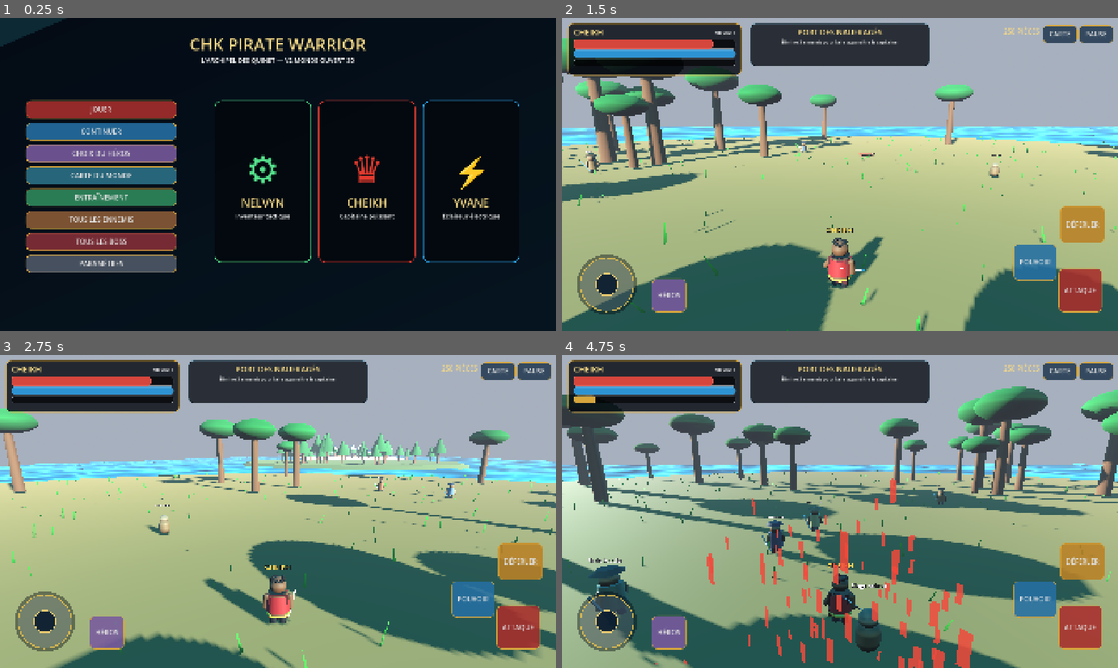
Above: before the commit, frames 1-4 (two rows, left to right).
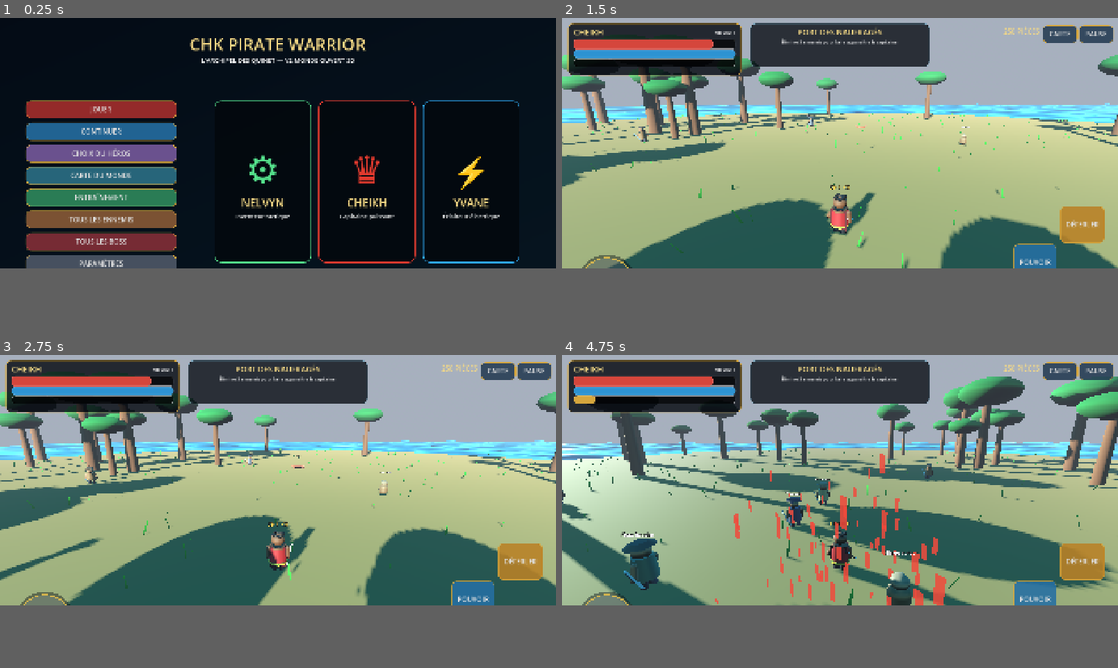
Above: after the commit, the same moments.

Repository: Chasmet/Chk-pirate-warrior-
Game: Godot game, scene res://scenes/main.tscn
Same seed, same stepped clock (60 frames per second), same inputs: the game is played once before the commit and once after it.
Inputs (mouse positions are in pixels of both pictures, inside the frame that each line leads up to):
- Up to frame 1 (0.25 s): no input
- Up to frame 2 (1.5 s): click "JOUER" at 0.5 s; drag from (912, 196) to (895, 105) at 1.27 s
- Up to frame 3 (2.75 s): drag from (44, 621) to (250, 574) at 2.02 s
- Up to frame 4 (4.75 s): move the mouse to (895, 442) at 2.77 s; hold D (move_right) 2.78-3.5 s; tap Space (attack) at 2.85, 4.35 s; drag from (812, 574) to (673, 464) at 3.52 s; move the mouse to (1006, 558) at 4.27 s; hold A (move_left) from 4.28 s (still down)
In our replay, the window is 800x450 before the commit and 800x360 after it. These sizes can differ from the game's own. Grey fills any space a smaller window leaves; there, only what the larger window draws over its background counts as a difference.

The runs differ from the first frame. In frame 1, 5.4% of the frame differs, in the area x 0-94%, y 0-82%; in frame 2, 40%; in frame 3, 49%; in frame 4, 52%, in the area x 0-100%, y 6-100%.

Commit message:
fix(mobile): verrouiller le vrai paysage et le format téléphone 20:9

Diff:
--- a/godot/project.godot
+++ b/godot/project.godot
@@ -14,11 +14,12 @@
 [display]
 
 window/size/viewport_width=1920
-window/size/viewport_height=1080
+window/size/viewport_height=864
 window/size/window_width_override=1280
-window/size/window_height_override=720
+window/size/window_height_override=576
 window/stretch/mode="canvas_items"
-window/handheld/orientation=1
+window/stretch/aspect="expand"
+window/handheld/orientation=0
 window/handheld/vibrate_on_press=true
 window/energy_saving/keep_screen_on=true
 
